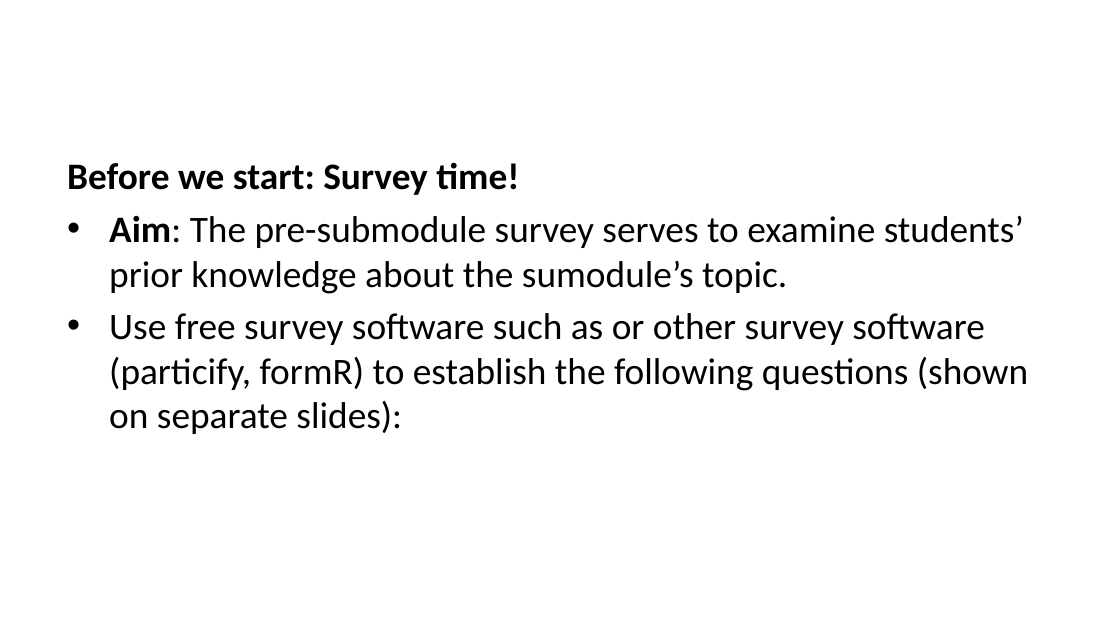
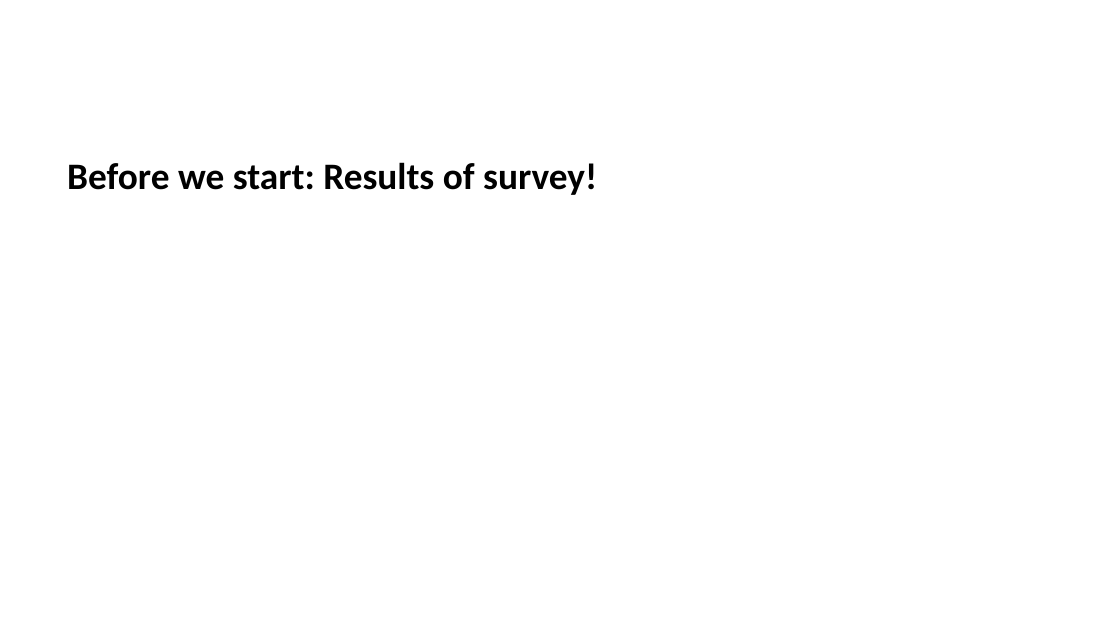
Before and after one commit to lmu-osc/train-the-trainer-student-track-pedagogy, a slide deck: slide 5 of _site/materials/PMM-M4/PMM-M4-S3-Citation-Politics/PMM-M4-S3-Citation-Politics-slides.pptx. Drawn at 1120x630 pixels with LibreOffice and Linux fonts; fonts in the diff are those of the drawing. Boxes give left, top, right and bottom in pixels: in the first picture for what was removed or moved away, otherwise in the second. Text is boxed around its words. In the diff, an @@ line names an element or a change of style, - is before the commit and + after.

```diff
--- a/_site/materials/PMM-M4/PMM-M4-S3-Citation-Politics/PMM-M4-S3-Citation-Politics-slides.pptx
+++ b/_site/materials/PMM-M4/PMM-M4-S3-Citation-Politics/PMM-M4-S3-Citation-Politics-slides.pptx
@@ text at (x1=67, y1=162, x2=597, y2=195): text changed; bold on @@
-Before we start: Survey time!
-• Aim: The pre-submodule survey serves to examine students’ prior knowledge about the sumodule’s topic.
-• Use free survey software such as or other survey software (particify, formR) to establish the following questions (shown on separate slides):
+Before we start: Results of survey!
```
Also in this commit, not shown: 5 other slides changed, 15 slides added, 14 slides removed, 18 other files.
